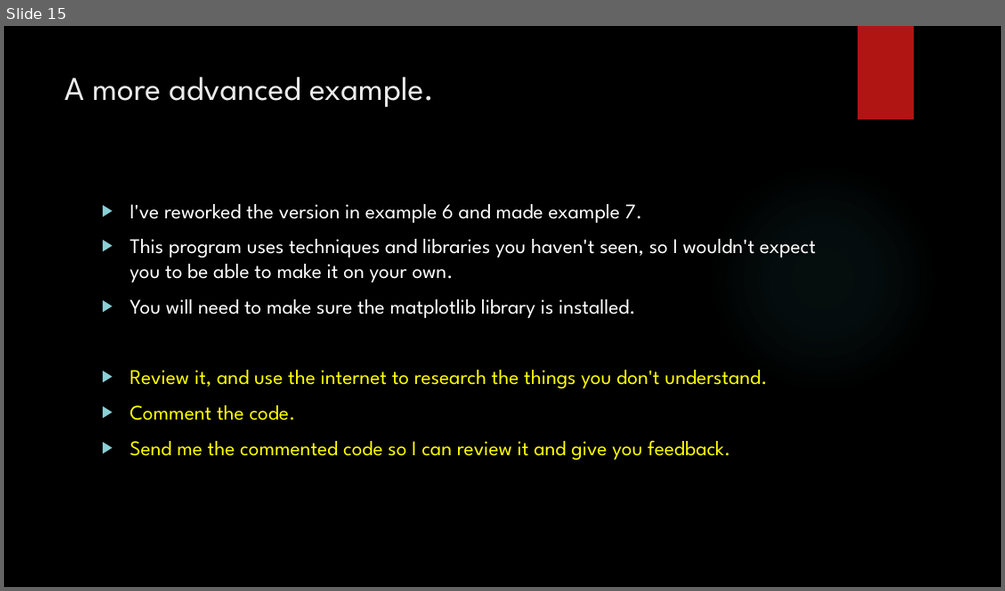
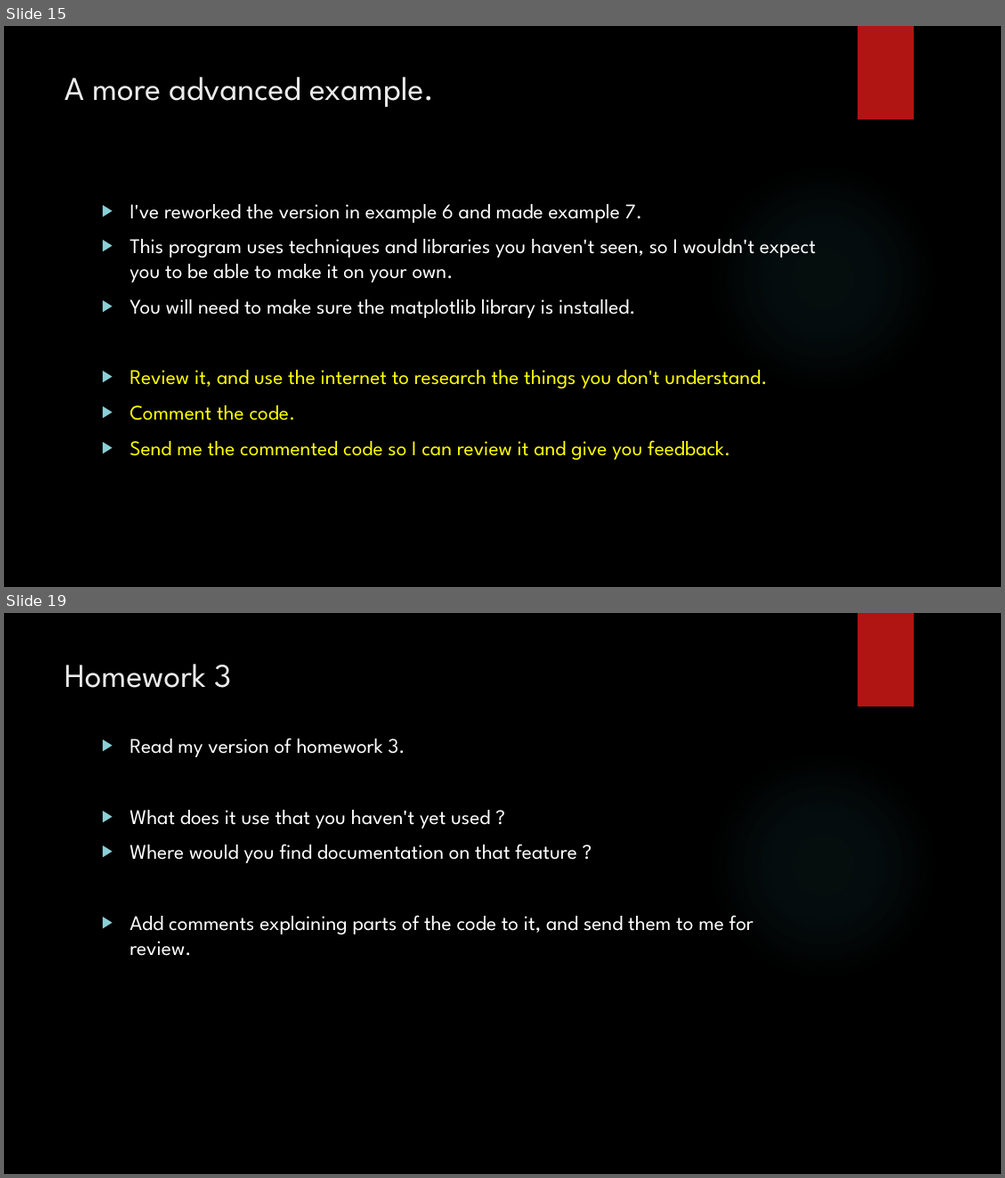
Before and after one commit to davidgroves/DGM_Tutorials, a slide deck: week9/week9.pptx. Shown one above the other, each under a label of ours: slide 15 before the commit, slides 15 and 19 after it; the slides between them are not shown. The pictures are 1005x591 and 1005x1178 pixels, drawn with LibreOffice and Linux fonts; fonts in the diff are those of the drawing; background and template pictures are left out. Boxes give left, top, right and bottom in pixels: in the first picture for what was removed or moved away, otherwise in the second. Text is boxed around its words. In the diff, an @@ line names an element or a change of style, - is before the commit and + after.

```diff
--- a/week9/week9.pptx
+++ b/week9/week9.pptx
@@ slide 19 added at <box>4,613,1001,1174</box>, background picture (left out); not listed: 2 template elements that a slide beside it also shows @@
@@ title added at <box>65,664,231,688</box>, 32 pt, text #EBEBEB @@
+Homework 3
@@ text added at <box>129,738,753,956</box>, 20 pt, text #FFFFFF @@
+▶ Read my version of homework 3.
+▶ What does it use that you haven't yet used ?
+▶ Where would you find documentation on that feature ?
+▶ Add comments explaining parts of the code to it, and send them to me for review.
```
Also in this commit, not shown: 3 other slides added, 3 other files.
